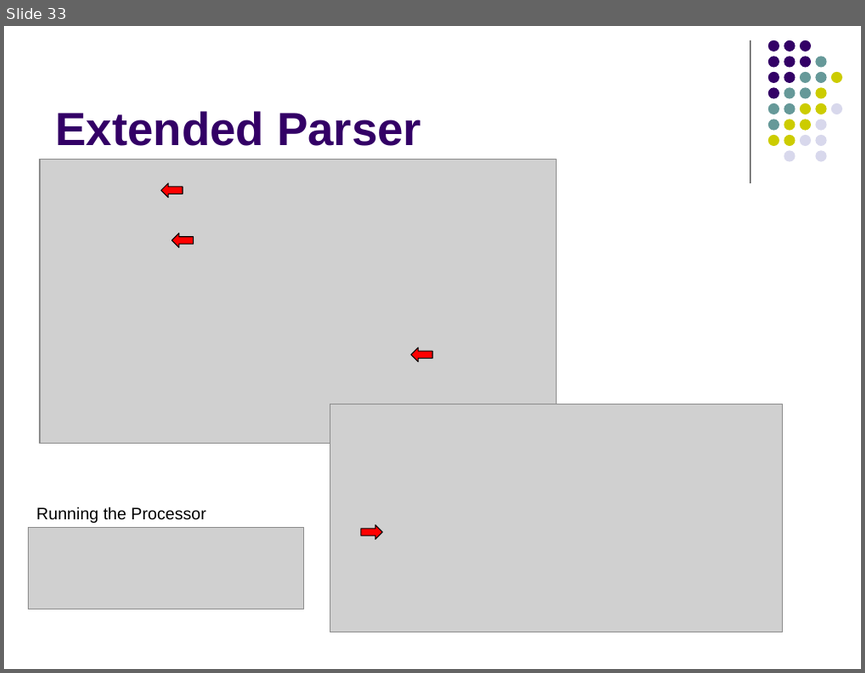
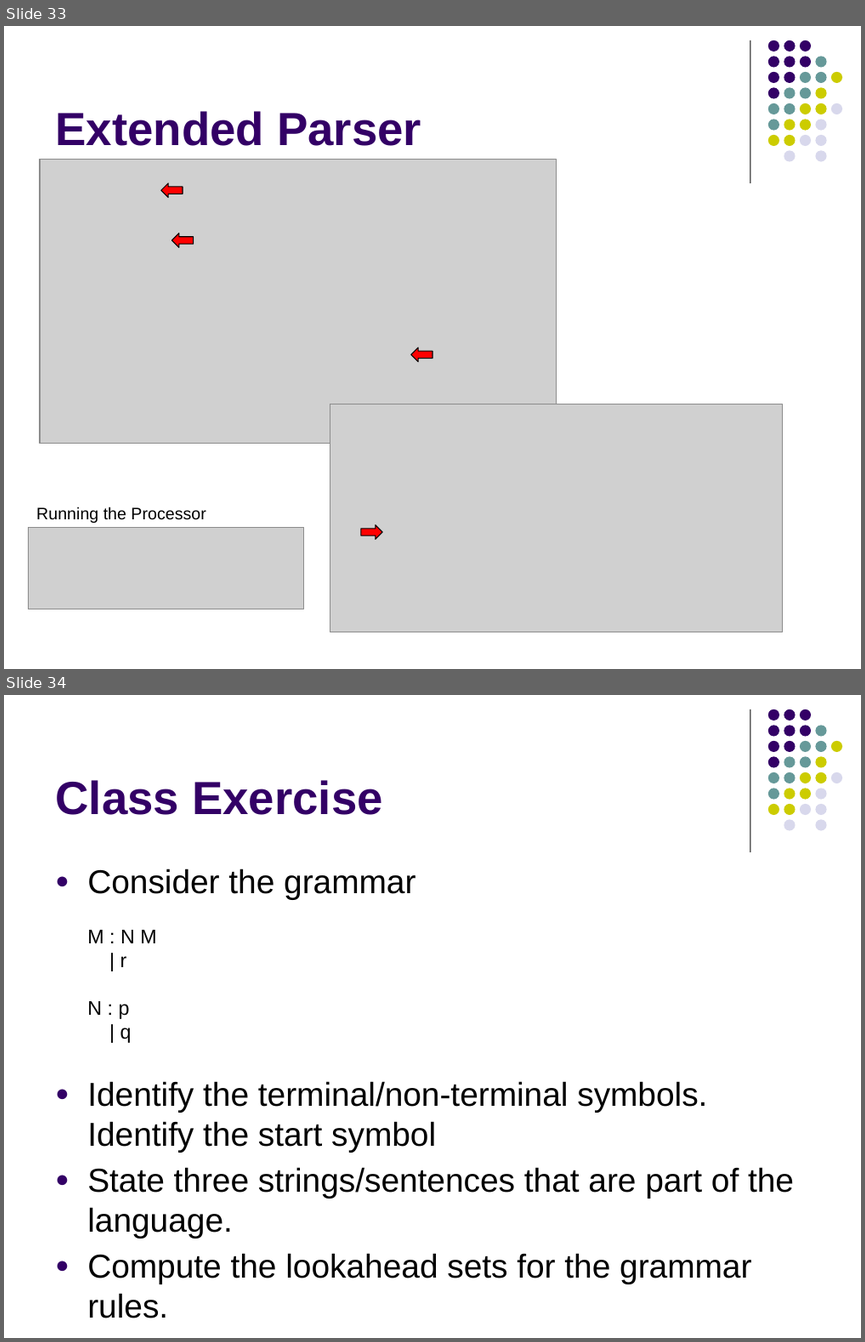
Before and after one commit to lutzhamel/CSC402, a slide deck: notes/csc402-ln002.pptx. Shown one above the other, each under a label of ours: slide 33 before the commit, slides 33 and 34 after it. The pictures are 865x673 and 865x1342 pixels, drawn with LibreOffice and Linux fonts; fonts in the diff are those of the drawing; grey boxes stand for pictures. Boxes give left, top, right and bottom in pixels: in the first picture for what was removed or moved away, otherwise in the second. Text is boxed around its words. In the diff, an @@ line names an element or a change of style, - is before the commit and + after.

```diff
--- a/notes/csc402-ln002.pptx
+++ b/notes/csc402-ln002.pptx
@@ slide 34 added at <box>4,695,861,1338</box>, background #FFFFFF; not listed: 32 template elements that a slide beside it also shows @@
@@ title added at <box>55,780,383,815</box>, 39 pt, text #330066, bold @@
+Class Exercise
@@ text added at <box>87,868,794,1283</box>, 27.8 pt, text #000000 @@
+● Consider the grammar
+  M : N M
+  | r
+  N : p
+  | q
+● Identify the terminal/non-terminal symbols. Identify the start symbol
+● State three strings/sentences that are part of the language.
+● Compute the lookahead sets for the grammar rules.
```
Also in this commit, not shown: 1 slide changed, 3 other files.
